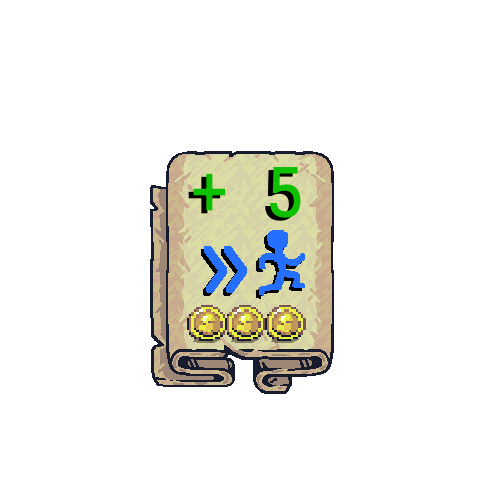
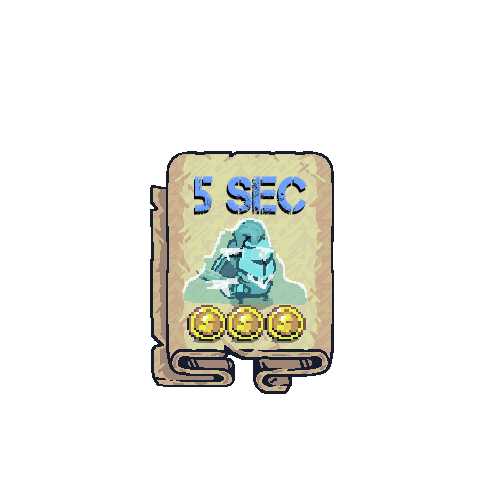
Two versions of the same layered image (500x500). Layer-by-layer changes:
hid "speed" (1st of 2) over bbox(192, 256, 307, 310)
hid "speed" (2nd of 2), painted on it over bbox(183, 167, 307, 310)
painted on "Banner.png" over bbox(183, 167, 307, 310)